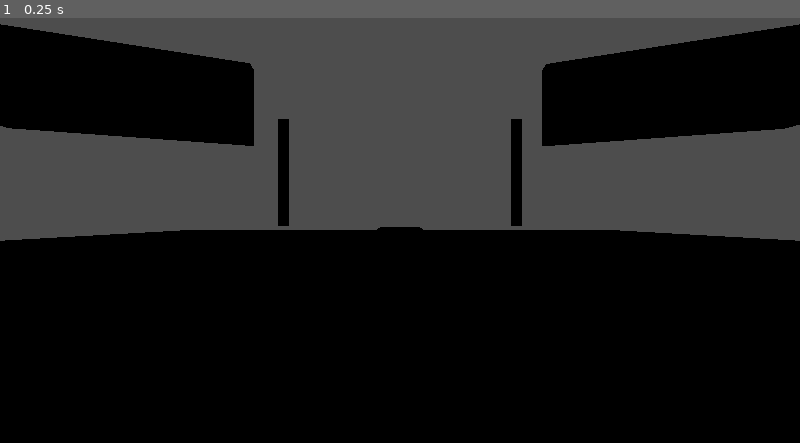
Above: before the commit, frame 1.
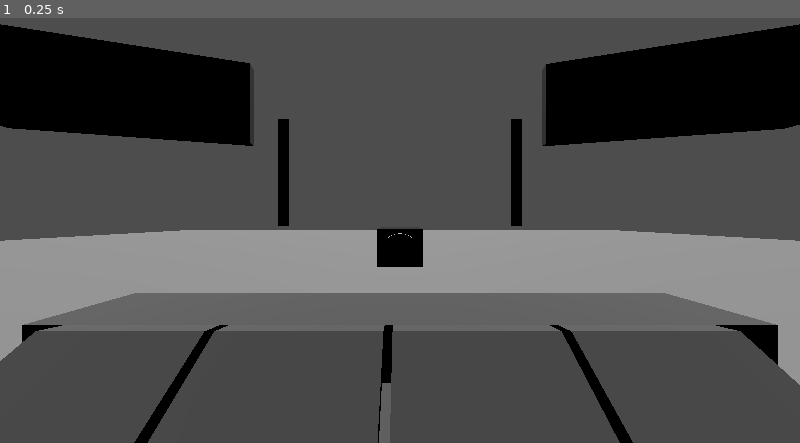
Above: after the commit, the same moment.

Repository: ZeAntwan/LD53
Game: Godot game, scene res://scenes/game.tscn
The game is run twice, just before and just after one commit, with the same random seed, the same clock (stepped at 60 frames per second) and the same inputs.
Inputs:
- Up to frame 1 (0.25 s): no input

The runs differ from the first frame. In frame 1, 48% of the frame differs, in the area x 0-100%, y 10-100%.

Commit message:
Added some light

Diff:
--- a/scenes/game.tscn
+++ b/scenes/game.tscn
@@ -6,6 +6,9 @@
 
 [node name="Level" parent="." instance=ExtResource("1_rfo83")]
 
+[node name="DirectionalLight3D" type="DirectionalLight3D" parent="Level"]
+transform = Transform3D(1, 0, 0, 0, -0.314307, 0.949321, 0, -0.949321, -0.314307, -0.0365233, 7.15446, 0)
+
 [node name="Camera3D2" type="Camera3D" parent="."]
 transform = Transform3D(1, 0, 0, 0, 1, 0, 0, 0, 1, 0, 2.708, 2.67043)
 current = true
